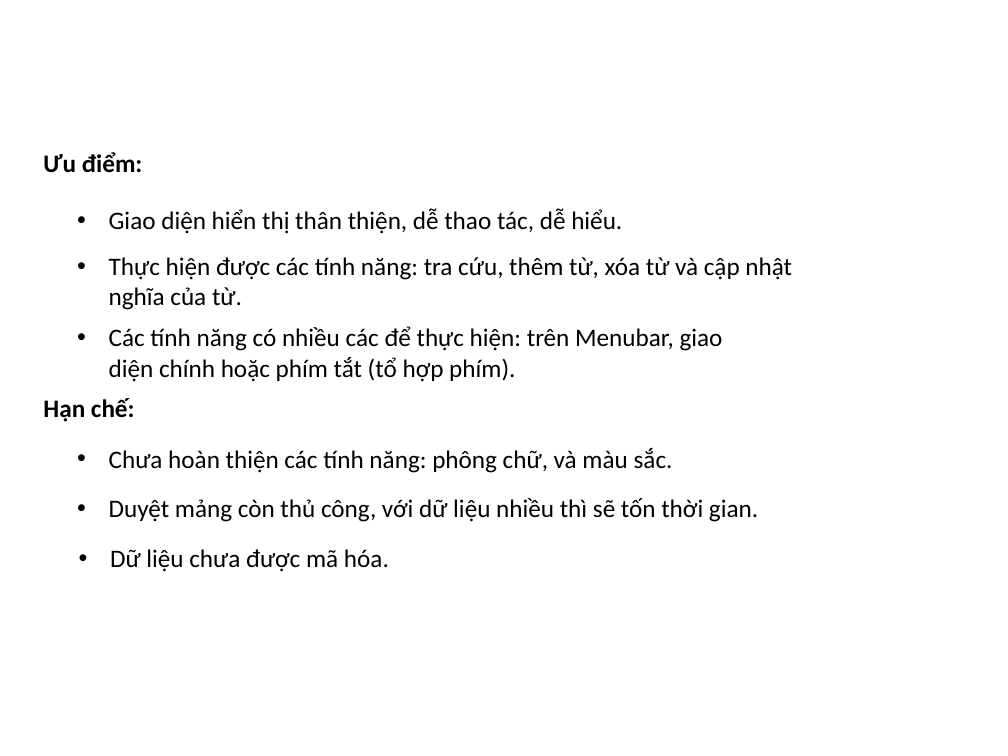
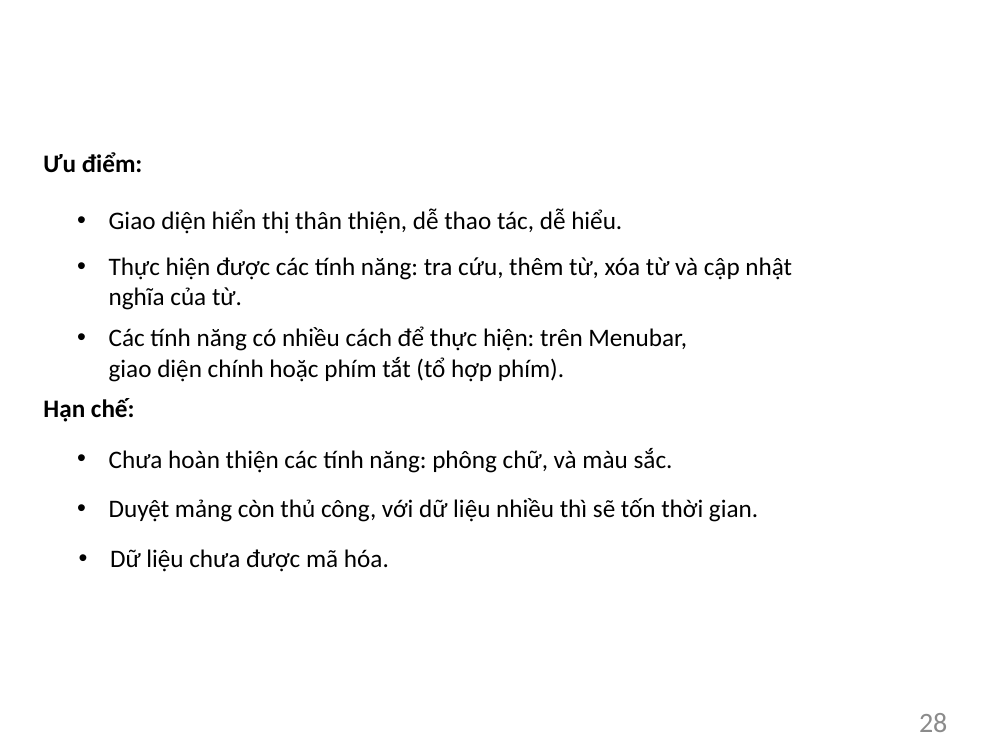
Before and after one commit to TrinhVanHieu/DoAn2018_EVDict, a slide deck: slide 28 of BaoCaoEVDict/Slide/BaoCao.pptx (slide 20 before the commit). Drawn at 1008x756 pixels with LibreOffice and Linux fonts; fonts in the diff are those of the drawing; background and template pictures are left out. Boxes give left, top, right and bottom in pixels: in the first picture for what was removed or moved away, otherwise in the second. Text is boxed around its words. In the diff, an @@ line names an element or a change of style, - is before the commit and + after.

```diff
--- a/BaoCaoEVDict/Slide/BaoCao.pptx
+++ b/BaoCaoEVDict/Slide/BaoCao.pptx
@@ text at bbox=[109, 326, 687, 382]: text changed @@
-• Các tính năng có nhiều các để thực hiện: trên Menubar, giao diện chính hoặc phím tắt (tổ hợp phím).
+• Các tính năng có nhiều cách để thực hiện: trên Menubar, giao diện chính hoặc phím tắt (tổ hợp phím).
@@ page number added at bbox=[919, 713, 947, 732], 20 pt, text #8C8C8C @@
+28
```
Also in this commit, not shown: 20 other slides changed, 10 slides added, 1 slide removed, 19 other files.
